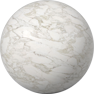
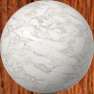
The second 94×94 image is a revision of the first. Changes to its layers:
added layer "Layer 9" above "Layer 8" over [0, 0, 94, 94]
added layer "Layer 8" above "Layer 7" over [0, 0, 94, 94]
added layer "Layer 7" above "Layer 6" over [0, 0, 94, 94]
added layer "Layer 6" above "Layer 5" over [0, 0, 94, 94]
added layer "Layer 5" above "Layer 4" over [0, 0, 94, 94]
added layer "Layer 4" above "Layer 3" over [0, 0, 94, 94]
added layer "Layer 3" above "Layer 10 copy" over [0, 0, 94, 94]
hid "Layer 10 copy" over [0, 0, 94, 94]
